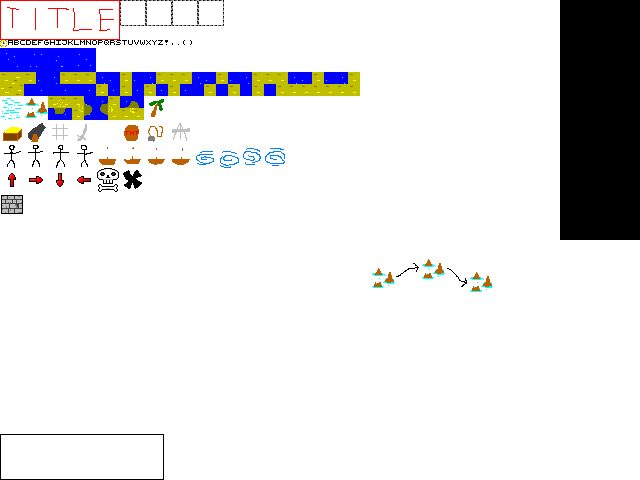
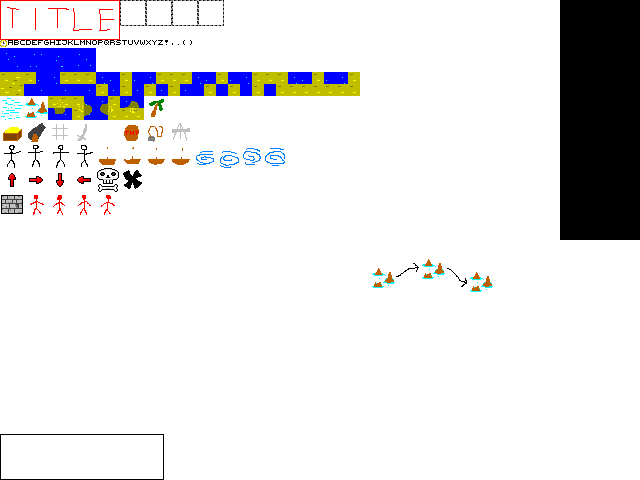
Layered file, before and after one edit (640 × 480). Changes by layer:
painted on "content" over box(30, 195, 115, 215)
